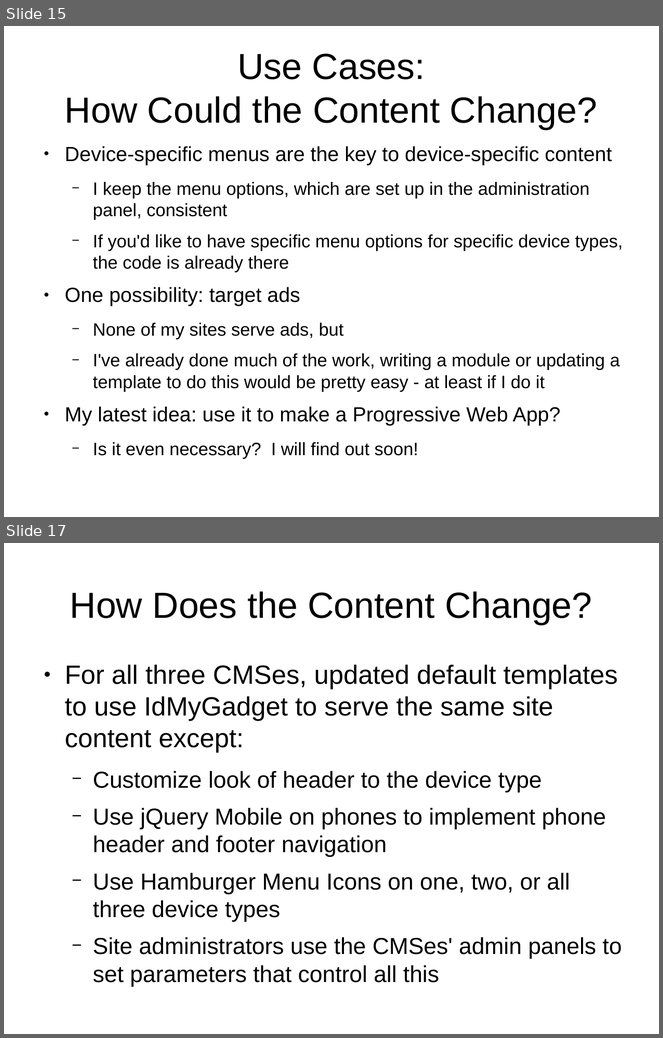
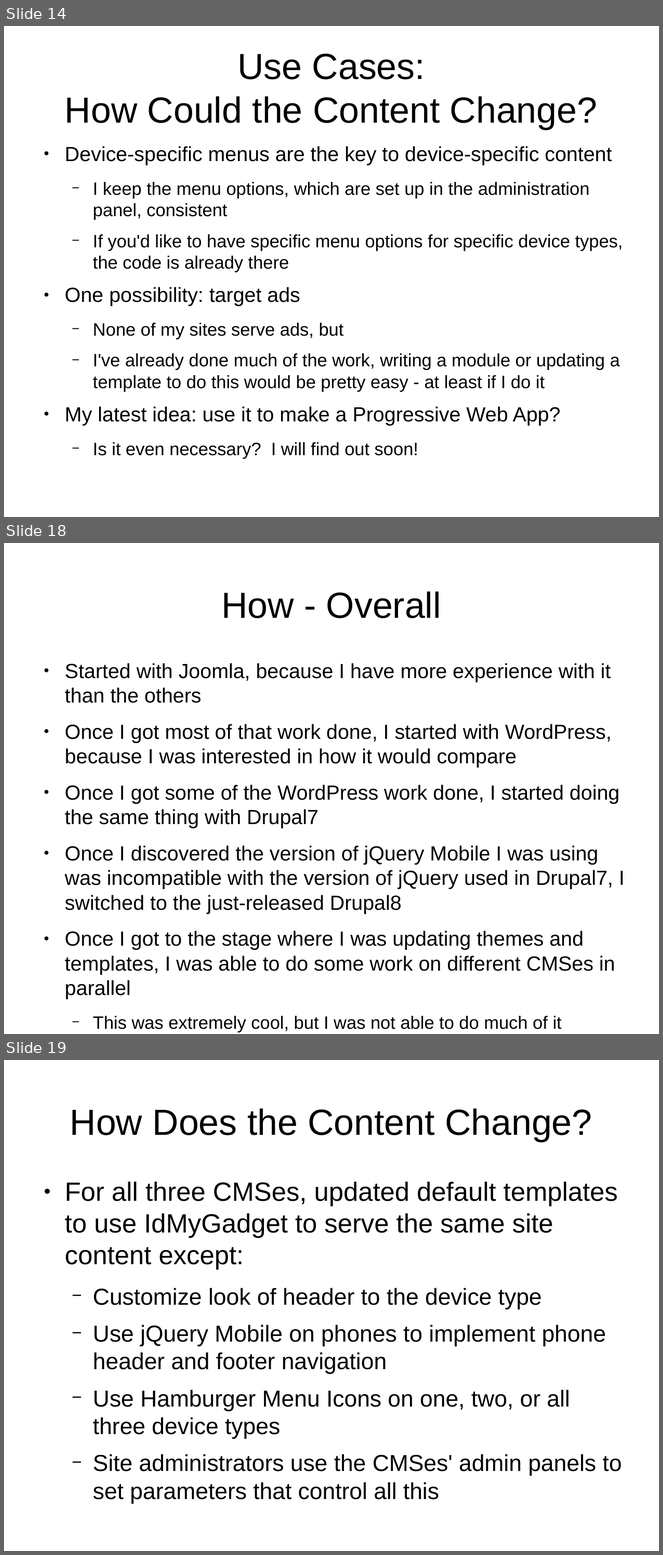
Before and after one commit to tomwhartung/jmws_accoutrements, a slide deck: presentations/2016_07-Drupal/9-slides.odp. Shown one above the other, each under a label of ours: slides 15 and 17 before the commit, slides 14, 18 and 19 after it; the slides between them are not shown. The pictures are 663x1038 and 663x1555 pixels, drawn with LibreOffice and Linux fonts; fonts in the diff are those of the drawing. Boxes give left, top, right and bottom in pixels: in the first picture for what was removed or moved away, otherwise in the second. Text is boxed around its words. In the diff, an @@ line names an element or a change of style, - is before the commit and + after.

```diff
--- a/presentations/2016_07-Drupal/9-slides.odp
+++ b/presentations/2016_07-Drupal/9-slides.odp
@@ slide 18 added at bbox=[4, 543, 659, 1034], background #FFFFFF @@
@@ title added at bbox=[221, 591, 441, 618], 44 pt, text #000000 @@
+How - Overall
@@ text added at bbox=[65, 663, 625, 1032], 24.8 pt, text #000000 @@
+● Started with Joomla, because I have more experience with it than the others
+● Once I got most of that work done, I started with WordPress, because I was interested in how it would compare
+● Once I got some of the WordPress work done, I started doing the same thing with Drupal7
+● Once I discovered the version of jQuery Mobile I was using was incompatible with the version of jQuery used in Drupal7, I switched to the just-released Drupal8
+● Once I got to the stage where I was updating themes and templates, I was able to do some work on different CMSes in parallel
+  − This was extremely cool, but I was not able to do much of it
@@ what was slide 15 is now slide 14 @@
@@ what was slide 17 is now slide 19 @@
```
Also in this commit, not shown: 6 slides changed, 3 other slides added, 1 slide removed.
